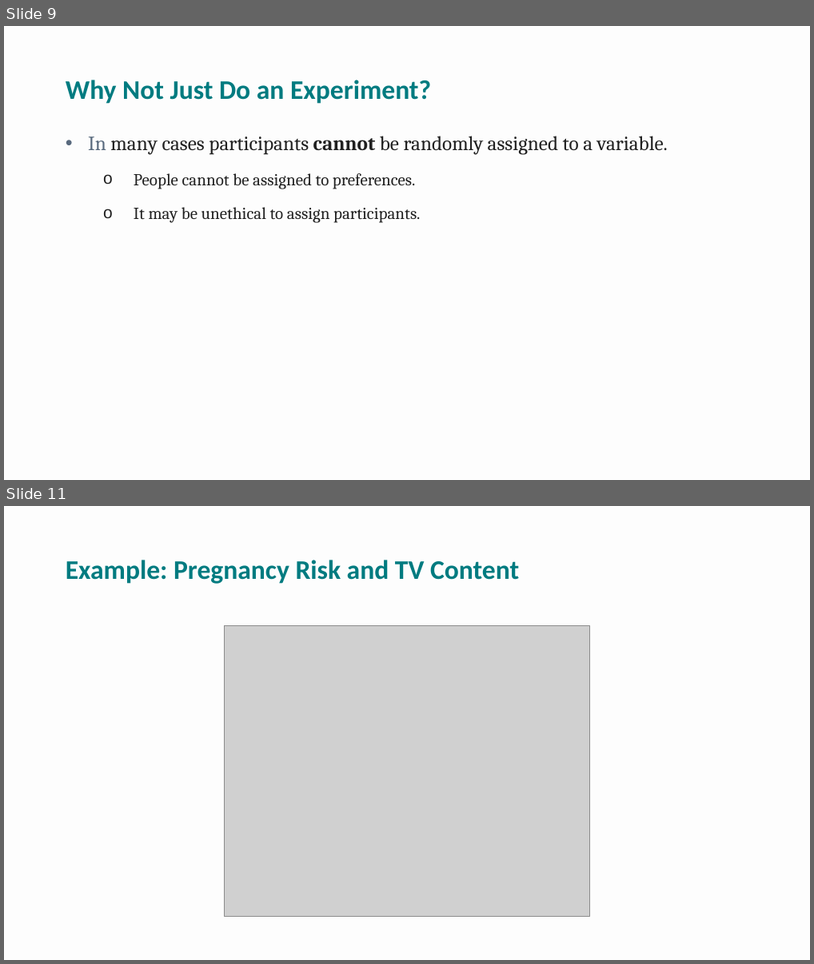
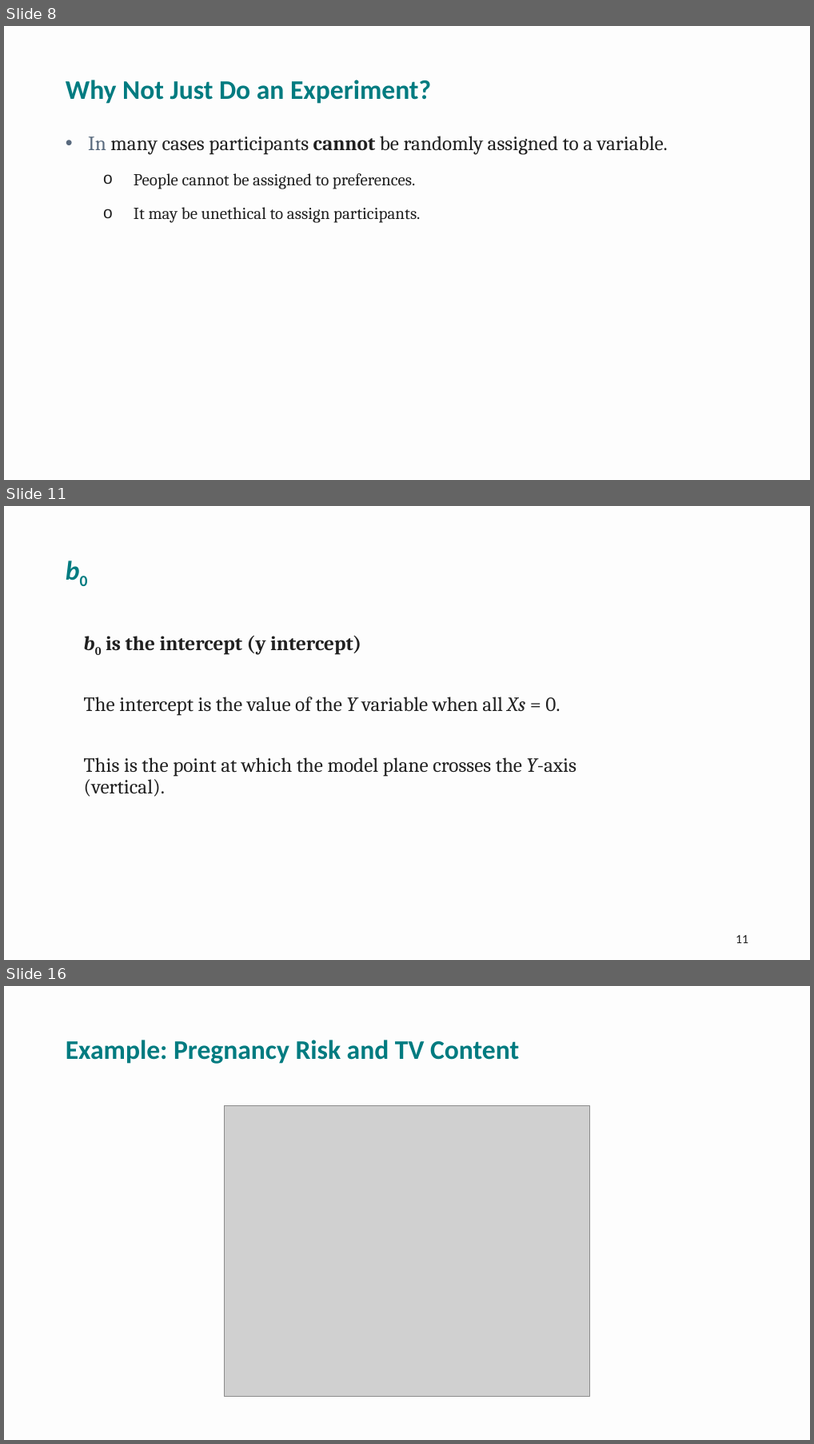
Before and after one commit to npm27/Teaching-Materials, a slide deck: Research Methods/Spring 26/Slides/9 Chapter 9.pptx. Shown one above the other, each under a label of ours: slides 9 and 11 before the commit, slides 8, 11 and 16 after it; the slides between them are not shown. The pictures are 814x964 and 814x1444 pixels, drawn with LibreOffice and Linux fonts; fonts in the diff are those of the drawing; grey boxes stand for pictures. Boxes give left, top, right and bottom in pixels: in the first picture for what was removed or moved away, otherwise in the second. Text is boxed around its words. In the diff, an @@ line names an element or a change of style, - is before the commit and + after.

```diff
--- a/Research Methods/Spring 26/Slides/9 Chapter 9.pptx
+++ b/Research Methods/Spring 26/Slides/9 Chapter 9.pptx
@@ slide 11 added at box(4, 506, 810, 960), background #FDFDFD @@
@@ title added at box(60, 549, 755, 591), 32 pt, text #007B80, bold, italic @@
+b0
@@ text added at box(84, 635, 577, 796), 24 pt, text #202020 @@
+b0 is the intercept (y intercept)
+The intercept is the value of the Y variable when all Xs = 0.
+This is the point at which the model plane crosses the Y-axis (vertical).
@@ page number added at box(736, 935, 749, 943), 15 pt, text #202020 @@
+11
@@ what was slide 9 is now slide 8 @@
@@ what was slide 11 is now slide 16 @@
```
Also in this commit, not shown: 8 slides changed, 9 other slides added, 4 slides removed, 1 other file.
